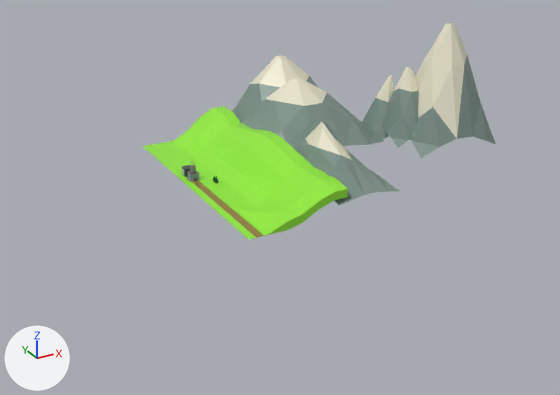
One commit to the Blender file Assets/Models/LD46_models.blend: the scene before it, then after it.
Before and after are seen from a 50 mm lens placed at (-184.0, -456.0, 200.0), pointed at (62.0, -9.0, -23.0). Lighting does not change. The marker at lower left points along +X, +Y and +Z.

The first picture shows 'Ground', 'Mountains'.
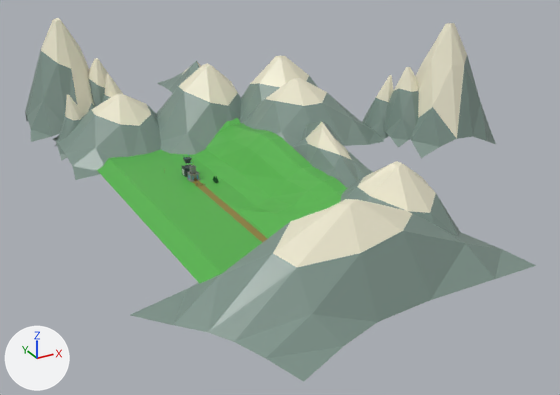
The change, as a list of edits to the scene's bpy script:
```text
Change me_cube_001:
    remove me_cube_001.from_pydata(...)  # 198 vertices, 196 faces; spans x -25.0..43.0, y -73.0..106.0, z -5.0..20.0
    add me_cube_001.from_pydata(...)  # 260 vertices, 258 faces; spans x -65.0..43.0, y -126.0..106.0, z -12.0..20.0
    me_cube_001 part 1
    18 faces are deleted
    22 new vertices lie (0.0, -53.0, 0.0) away from vertices in x -25.0..42.0, y -73.0, z -5.0..13.0
    20 new vertices lie (-30.0, 0.0, 0.0) away from vertices in x -25.0, y -126.0..106.0, z -5.0
    10 new vertices lie (-10.0, 0.0, -7.0) away from vertices in x -55.0, y -126.0..106.0, z -5.0
    10 new vertices lie (-10.0, 0.0, -6.0) away from vertices in x -55.0, y -126.0..106.0, z -5.0
    80 new faces join them
    me_cube_001 part 2: 170 kept faces spanning x -25.0..43.0, y -73.0..106.0, z -5.0..20.0 get new texture (UV) coordinates
Change me_cube_008:
    where me_cube_008.from_pydata(...)  # 252 vertices, 350 faces; spans x -34.0..154.0, y -78.0..130.0, z -28.0..67.0
    me_cube_008 part 3: the loose piece of 36 vertices spanning x 71.0..113.0, y -10.0..35.0, z -19.0..35.0 is copied, and the copy is turned 174.9 degrees about the z axis through its middle, then moved by (-184.0, 165.0, -7.0); it spans x -114.0..-69.0, y 155.0..201.0, z -27.0..28.0
    me_cube_008 part 4: the loose piece of 36 vertices spanning x 68.0..100.0, y 11.0..44.0, z -20.0..26.0 is copied, and the copy is turned 174.9 degrees about the z axis through its middle, then moved by (-170.0, 134.0, -7.0); it spans x -103.0..-68.0, y 144.0..180.0, z -28.0..19.0
    me_cube_008 part 5: the loose piece of 36 vertices spanning x -24.0..21.0, y -78.0..22.0, z -16.0..17.0 is copied, and the copy is turned 174.9 degrees about the z axis through its middle, then moved by (6.0, 237.0, -7.0); it spans x -21.0..32.0, y 159.0..262.0, z -24.0..10.0
    me_cube_008 part 6: the loose piece of 36 vertices spanning x 71.0..113.0, y -10.0..35.0, z -19.0..35.0 is copied, and the copy is multiplied about its middle by the matrix ((-1.623, -0.298, -0.015), (0.296, -1.62, 0.098), (-0.033, 0.094, 1.647)), then moved by (-209.0, 177.0, 6.0); it spans x -156.0..-76.0, y 146.0..226.0, z -30.0..60.0
    me_cube_008 part 7: the loose piece of 36 vertices spanning x 68.0..100.0, y 11.0..44.0, z -20.0..26.0 is copied, and the copy is turned 174.9 degrees about the z axis through its middle, then moved by (-207.0, 118.0, -15.0); it spans x -140.0..-105.0, y 127.0..163.0, z -36.0..11.0
    me_cube_008 part 8: the loose piece of 36 vertices spanning x -34.0..65.0, y -8.0..95.0, z -16.0..29.0 is copied, and the copy is turned 174.9 degrees about the z axis through its middle, then moved by (-107.0, 84.0, -18.0); it spans x -142.0..-37.0, y 74.0..182.0, z -34.0..10.0
    me_cube_008 part 9: the loose piece of 36 vertices spanning x -28.0..71.0, y 26.0..130.0, z -27.0..38.0 is copied, and the copy is turned 174.9 degrees about the z axis through its middle, then moved by (-48.0, 28.0, -7.0); it spans x -79.0..27.0, y 52.0..160.0, z -34.0..31.0
    me_cube_008 part 10: the loose piece of 36 vertices spanning x -34.0..65.0, y -8.0..95.0, z -16.0..29.0 is copied, and the copy is multiplied about its middle by the matrix ((-0.996, -0.089, 0.0), (0.089, -0.996, 0.0), (0.0, 0.0, 1.199)), then moved by (-18.0, -147.0, -17.0); it spans x -54.0..51.0, y -157.0..-49.0, z -38.0..16.0
    me_cube_008 part 11: the loose piece of 36 vertices spanning x -34.0..65.0, y -8.0..95.0, z -16.0..29.0 is copied, and the copy is multiplied about its middle by the matrix ((-0.522, -1.689, 0.0), (0.955, -0.295, 0.0), (0.0, 0.0, 1.199)), then moved by (-67.0, -170.0, -22.0); it spans x -164.0..60.0, y -185.0..-66.0, z -42.0..12.0
Add ob_itupgrade:
    ob_itupgrade = bpy.data.objects.new('ItUpgrade', me_cube_013_1)  # 532 vertices, 510 faces; spans x -2.32..2.32, y -2.2..2.63, z -2.23..2.46; in mat_material (picture img_ld_8x8_palette_png_001)
    ob_itupgrade.location = (0.0, 9.5, 10.9)
```

Changed parts and their boxes (x1, y1, x2, y2) in the pictures (560 x 395 px):
'Mountains', reshaped
    before: (232, 23, 496, 206)
    after: (25, 18, 536, 382)
'Ground', reshaped
    before: (143, 106, 348, 239)
    after: (97, 118, 347, 284)
'ItUpgrade', added
    after: (183, 155, 192, 164)
part 1 of me_cube_001, built on
    before: (148, 151, 348, 239)
    after: (97, 153, 346, 284)
part 2 of me_cube_001, surface changed
    both: (151, 118, 347, 239)
part 3 of me_cube_008, added
    after: (88, 58, 108, 107)
part 4 of me_cube_008, added
    after: (102, 74, 123, 103)
part 5 of me_cube_008, added
    after: (158, 61, 201, 93)
part 6 of me_cube_008, added
    after: (25, 18, 95, 142)
part 7 of me_cube_008, added
    after: (55, 95, 85, 161)
part 8 of me_cube_008, added
    after: (53, 93, 161, 180)
part 9 of me_cube_008, added
    after: (156, 63, 242, 155)
part 10 of me_cube_008, added
    after: (340, 161, 461, 236)
part 11 of me_cube_008, added
    after: (130, 199, 536, 382)
